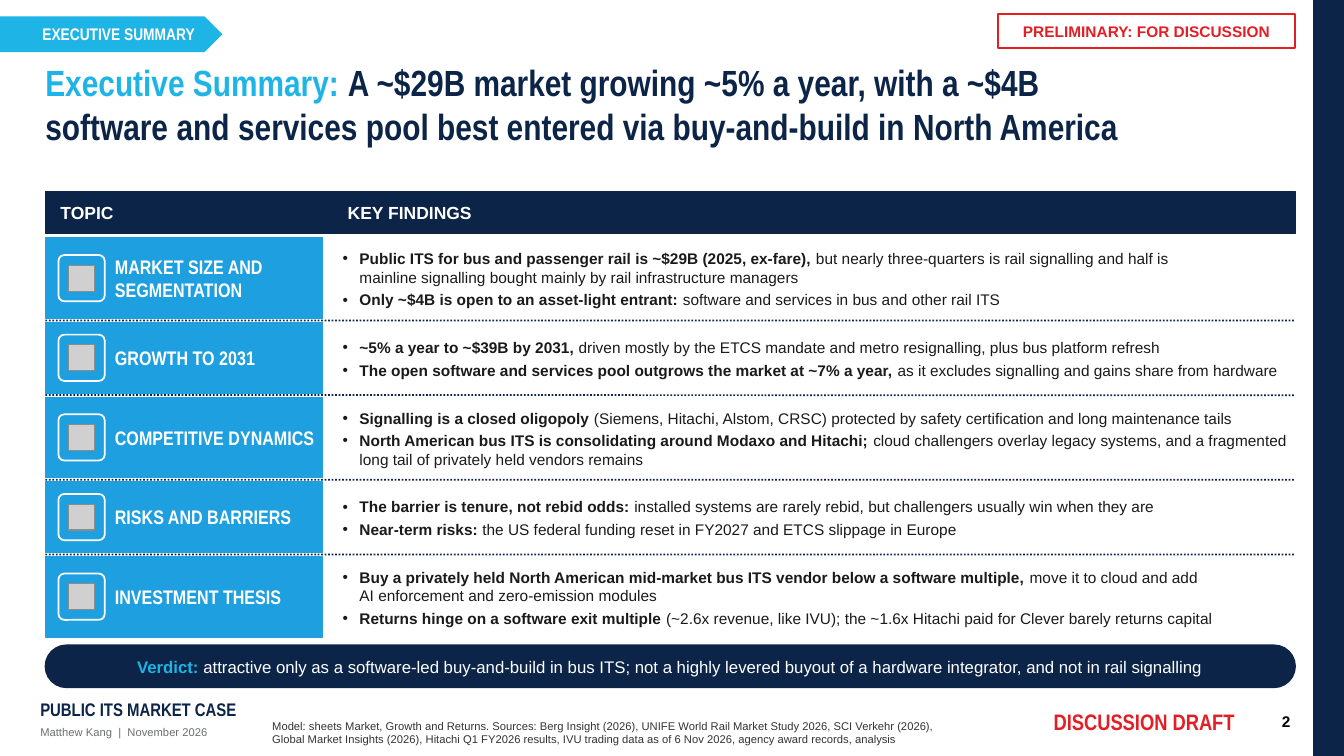
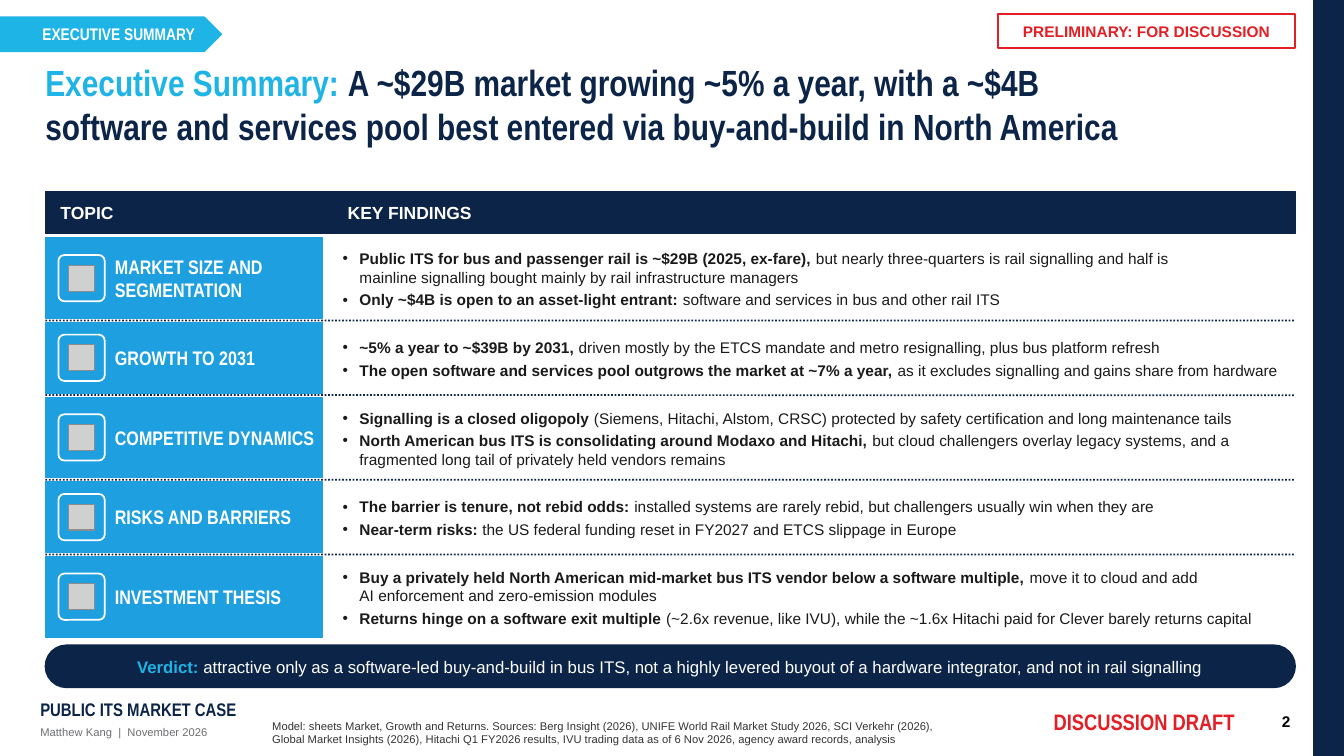
Before and after one commit to matthewkang858/Project-2-, a slide deck: slide 2 of its-market-case/deck/Public_ITS_Market_Case.pptx. Drawn at 1344x756 pixels with LibreOffice and Linux fonts; fonts in the diff are those of the drawing; grey boxes stand for pictures. Boxes give left, top, right and bottom in pixels: in the first picture for what was removed or moved away, otherwise in the second. Text is boxed around its words. In the diff, an @@ line names an element or a change of style, - is before the commit and + after.

```diff
--- a/its-market-case/deck/Public_ITS_Market_Case.pptx
+++ b/its-market-case/deck/Public_ITS_Market_Case.pptx
@@ text at <box>359,435,1230,468</box>: text changed @@
-• North American bus ITS is consolidating around Modaxo and Hitachi; cloud challengers overlay legacy systems, and a fragmented long tail of privately held vendors remains
+• North American bus ITS is consolidating around Modaxo and Hitachi, but cloud challengers overlay legacy systems, and a fragmented long tail of privately held vendors remains
@@ text at <box>359,613,1252,628</box>: text changed @@
-• Returns hinge on a software exit multiple (~2.6x revenue, like IVU); the ~1.6x Hitachi paid for Clever barely returns capital
+• Returns hinge on a software exit multiple (~2.6x revenue, like IVU), while the ~1.6x Hitachi paid for Clever barely returns capital
@@ text at <box>137,661,1202,677</box>: text changed @@
-Verdict: attractive only as a software-led buy-and-build in bus ITS; not a highly levered buyout of a hardware integrator, and not in rail signalling
+Verdict: attractive only as a software-led buy-and-build in bus ITS, not a highly levered buyout of a hardware integrator, and not in rail signalling
```
Also in this commit, not shown: 5 other slides changed, 3 other files.
